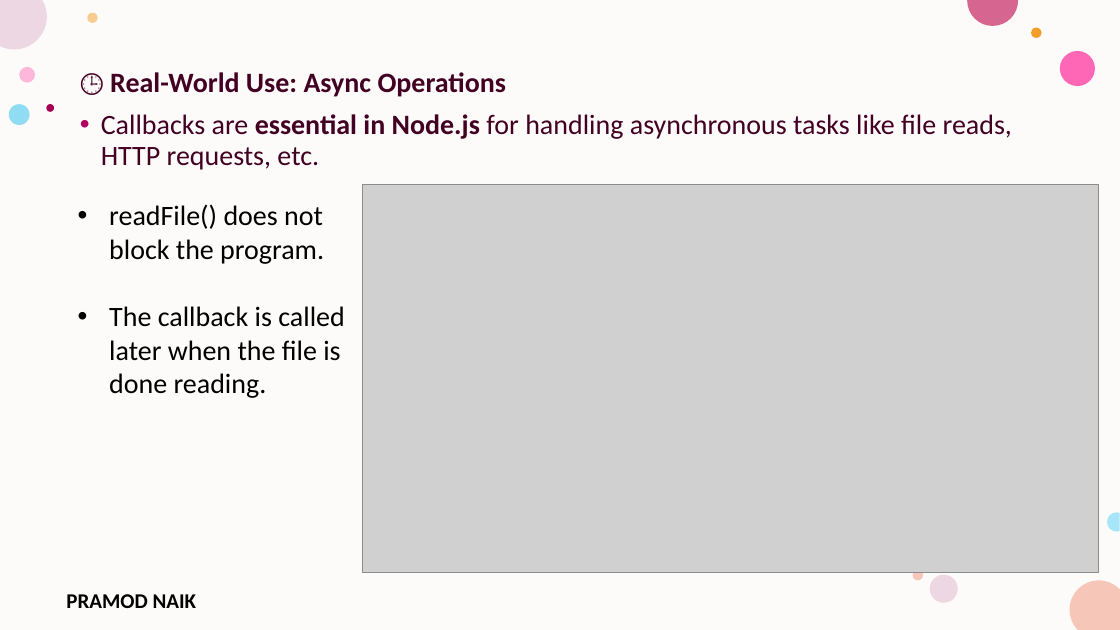
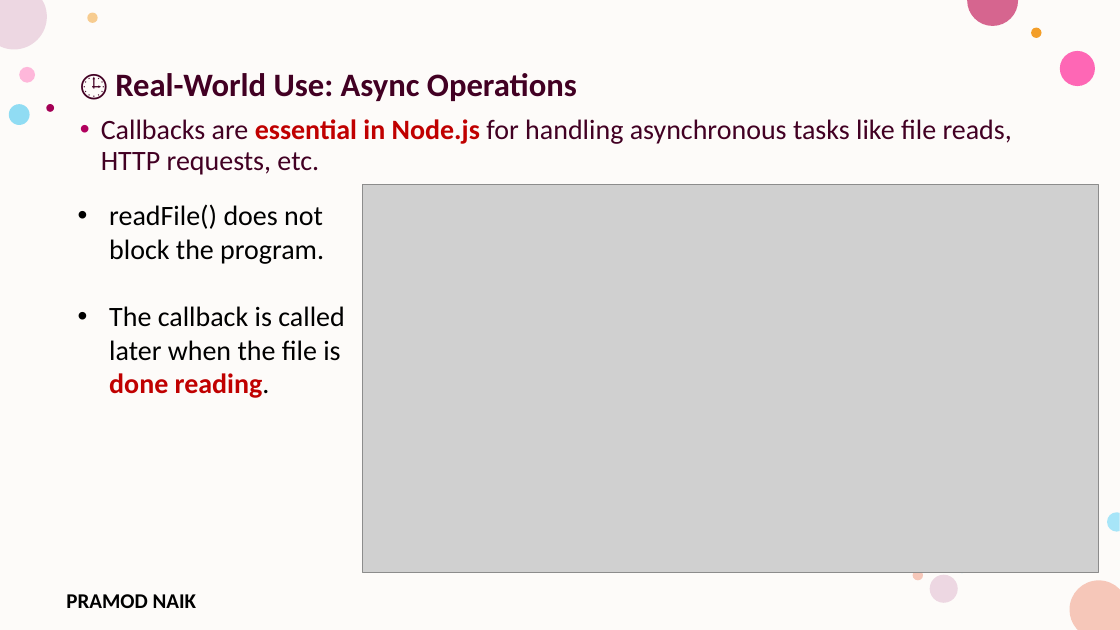
Before and after one commit to PRAMODNAIK-DEV/Node.js-Hands-on-Workshop, a slide deck: slide 80 of Day-1 – Node.js Fundamentals & HTTP Module.pptx (slide 72 before the commit). Drawn at 1120x630 pixels with LibreOffice and Linux fonts; fonts in the diff are those of the drawing; grey boxes stand for pictures; background and template pictures are left out. Boxes give left, top, right and bottom in pixels: in the first picture for what was removed or moved away, otherwise in the second. Text is boxed around its words. In the diff, an @@ line names an element or a change of style, - is before the commit and + after.

```diff
--- a/Day-1 – Node.js Fundamentals & HTTP Module.pptx
+++ b/Day-1 – Node.js Fundamentals & HTTP Module.pptx
@@ text "🕒 Real-World Use: Async Operations" at [101, 73, 1012, 175]: size 24 to 28 pt in "🕒 Real-World Use: Async Operations"; text colour #420023 to #C00000 in "essential in Node.js" @@
@@ text at [109, 306, 344, 398]: text colour #000000 to #C00000, bold on in "done reading." @@
```
Also in this commit, not shown: 42 other slides changed, 13 slides added, 1 slide removed, 2 other files.
